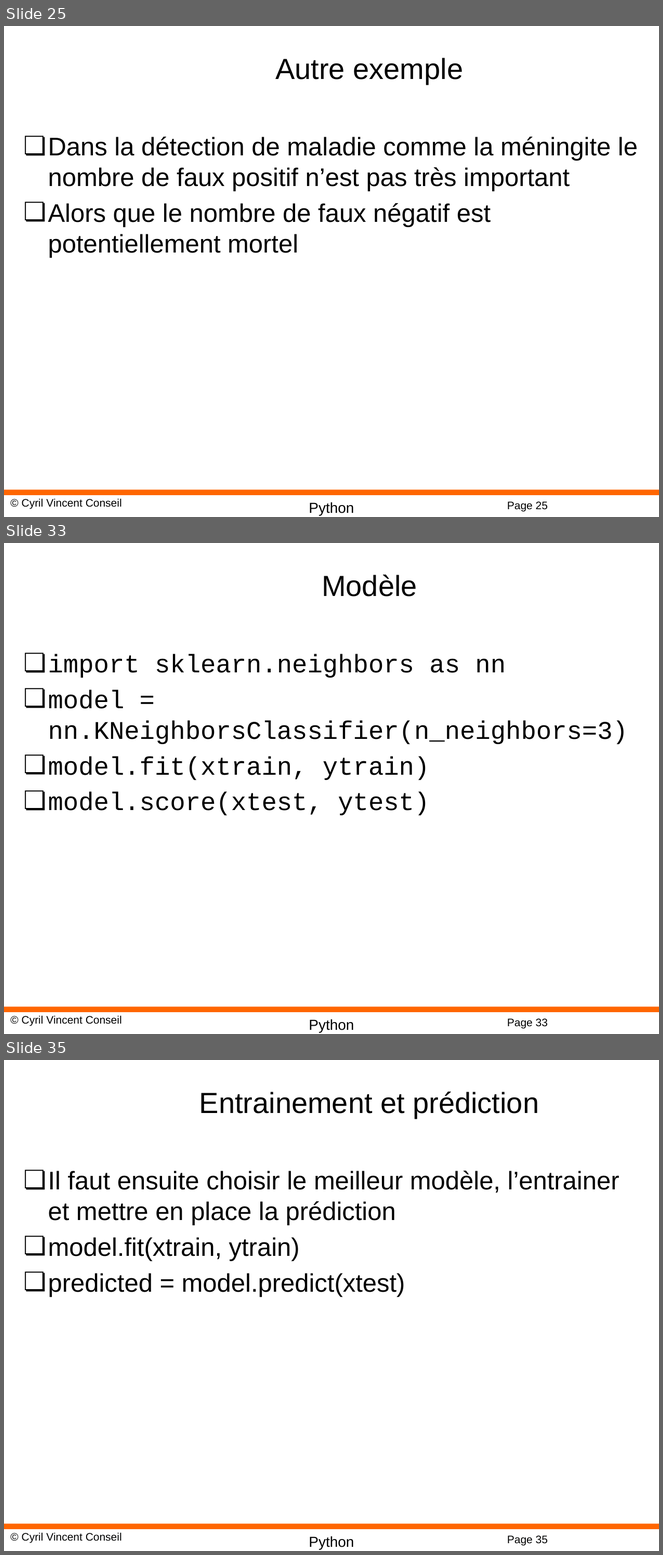
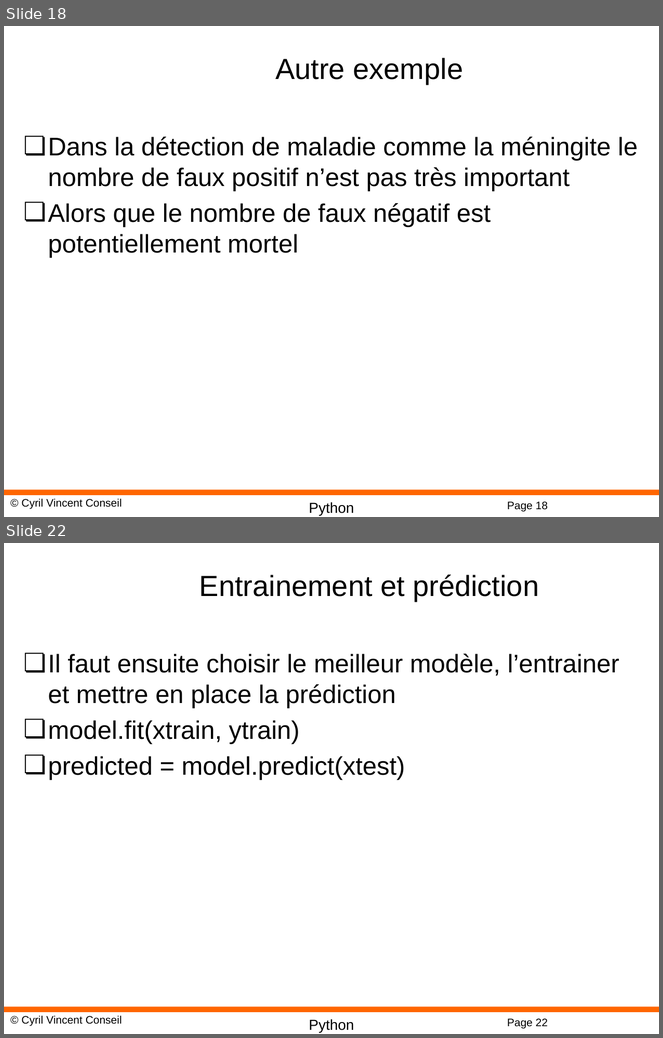
Before and after one commit to cyrilvincent/math, a slide deck: ppt/PythonMath12-ScikitLearn.pptx. Shown one above the other, each under a label of ours: slides 25, 33 and 35 before the commit, slides 18 and 22 after it; the slides between them are not shown. The pictures are 663x1555 and 663x1038 pixels, drawn with LibreOffice and Linux fonts; fonts in the diff are those of the drawing; background and template pictures are left out. Boxes give left, top, right and bottom in pixels: in the first picture for what was removed or moved away, otherwise in the second. Text is boxed around its words. In the diff, an @@ line names an element or a change of style, - is before the commit and + after.

```diff
--- a/ppt/PythonMath12-ScikitLearn.pptx
+++ b/ppt/PythonMath12-ScikitLearn.pptx
@@ slide 33 removed at bbox=[4, 543, 659, 1034], background #FFFFFF; not listed: 4 template elements that a slide beside it also shows @@
@@ title removed at bbox=[322, 574, 417, 597] @@
-Modèle
@@ text removed at bbox=[48, 654, 628, 816] @@
-❏ import sklearn.neighbors as nn
-❏ model = nn.KNeighborsClassifier(n_neighbors=3)
-❏ model.fit(xtrain, ytrain)
-❏ model.score(xtest, ytest)
@@ what was slide 25 is now slide 18 @@
@@ page number at bbox=[507, 502, 548, 512]: text changed @@
-Page 25
+Page 18
@@ what was slide 35 is now slide 22 @@
@@ page number at bbox=[507, 1019, 548, 1029]: text changed @@
-Page 35
+Page 22
```
Also in this commit, not shown: 1 slide changed, 17 other slides removed, 3 other files.
